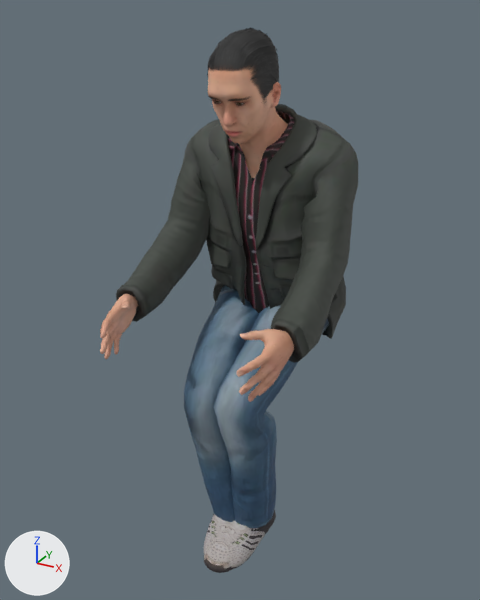
Two versions of the glTF model assets/personaggi/realistici/sella/uomo-03.glb, one commit apart.
Camera for both pictures: a 50 mm lens placed at (0.765, -1.659, 1.492), pointed at (-0.019, -0.233, 0.78). Lighting does not change. The marker at lower left points along +X, +Y and +Z. The first picture is the older version. Vertices at exactly the same position are counted once.

Script lines for the objects in view, before the commit:
```python
me_base_002 = bpy.data.meshes.new('base.002')
me_base_002.from_pydata(...)  # 7992 vertices, 15816 faces; spans x -0.241..0.241, y -0.607..-0.078, z 0.407..1.653
# faces by material slot: [13672, 760, 184, 1200]
me_base_002.materials.append(mat_human_body_002)  # picture img_young_lightskinned_male_diffuse_freckles
me_base_002.materials.append(mat_human_lips_002)  # picture img_young_lightskinned_male_diffuse_freckles
me_base_002.materials.append(mat_human_fingernails_002)  # picture img_young_lightskinned_male_diffuse_freckles
me_base_002.materials.append(mat_human_ears_002)  # picture img_young_lightskinned_male_diffuse_freckles
me_male_casualsuit05 = bpy.data.meshes.new('male_casualsuit05')
me_male_casualsuit05.from_pydata(...)  # 3195 vertices, 5996 faces; spans x -0.269..0.269, y -0.466..0.103, z 0.303..1.482
me_male_casualsuit05.materials.append(mat_human_male_casualsuit05)
me_shoes05_001 = bpy.data.meshes.new('shoes05.001')
me_shoes05_001.from_pydata(...)  # 1594 vertices, 3064 faces; spans x -0.096..0.096, y -0.432..-0.177, z 0.207..0.478
me_shoes05_001.materials.append(mat_human_shoes05_001)  # picture img_shoes05_diffuse
ob_human = bpy.data.objects.new('Human', me_base_002)
ob_human.location = (0.0, 0.0, -0.207)
ob_human_male_casualsuit05 = bpy.data.objects.new('Human.male_casualsuit05', me_male_casualsuit05)
ob_human_male_casualsuit05.location = (0.0, 0.0, -0.207)
ob_human_shoes05 = bpy.data.objects.new('Human.shoes05', me_shoes05_001)
ob_human_shoes05.location = (0.0, 0.0, -0.207)
# also in view: 'Human.short04' at (-0.007, -0.223, 1.362)
```
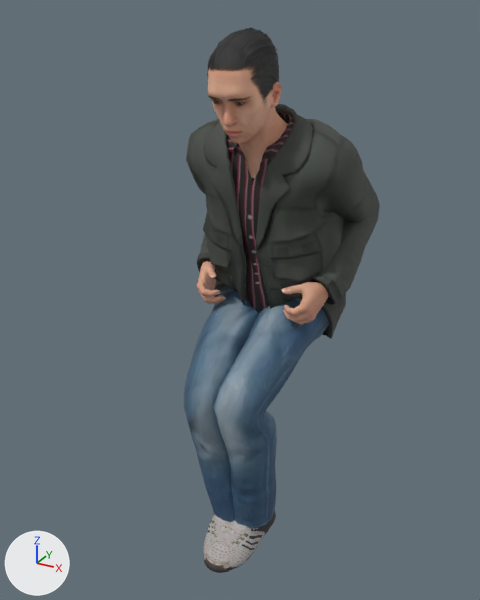
Scene script edits in JSON lines:
```json
{"block": "me_base_002", "where": "# used by ob_human; location = (0.0, 0.0, -0.207)"}
{"op": "remove", "block": "me_base_002", "code": "me_base_002.from_pydata(...)  # 7992 vertices, 15816 faces; spans x -0.241..0.241, y -0.607..-0.078, z 0.407..1.653"}
{"op": "add", "block": "me_base_002", "code": "me_base_002.from_pydata(...)  # 7992 vertices, 15816 faces; spans x -0.205..0.205, y -0.34..-0.069, z 0.407..1.653"}
{"block": "me_base_002", "change": "me_base_002 part 1: 1689 of 7992 vertices moved; they spanned x -0.241..-0.149, y -0.607..-0.382, z 0.922..1.064 and now span x -0.205..-0.09, y -0.236..-0.069, z 0.93..1.075; mean shift (0.066, 0.349, -0.01); largest move (-0.186, -0.605, 0.958) -> (-0.09, -0.189, 0.962)"}
{"block": "me_base_002", "change": "me_base_002 part 2: 1689 of 7992 vertices moved; they spanned x 0.149..0.241, y -0.607..-0.382, z 0.922..1.064 and now span x 0.09..0.205, y -0.236..-0.069, z 0.93..1.075; mean shift (-0.066, 0.349, -0.01); largest move (0.186, -0.605, 0.958) -> (0.09, -0.189, 0.962)"}
{"block": "me_base_002", "change": "other edits to the shape of me_base_002 do not show in these pictures"}
{"block": "me_male_casualsuit05", "where": "# used by ob_human_male_casualsuit05; location = (0.0, 0.0, -0.207)"}
{"op": "remove", "block": "me_male_casualsuit05", "code": "me_male_casualsuit05.from_pydata(...)  # 3195 vertices, 5996 faces; spans x -0.269..0.269, y -0.466..0.103, z 0.303..1.482"}
{"op": "add", "block": "me_male_casualsuit05", "code": "me_male_casualsuit05.from_pydata(...)  # 3195 vertices, 5996 faces; spans x -0.249..0.249, y -0.427..0.108, z 0.303..1.482"}
{"block": "me_male_casualsuit05", "change": "me_male_casualsuit05 part 3: 1442 of 3195 vertices moved; they spanned x -0.269..0.269, y -0.466..0.069, z 0.958..1.463 and now span x -0.249..0.249, y -0.238..0.108, z 0.966..1.463; mean shift (0.0, 0.108, 0.011); largest move (-0.217, -0.426, 0.958) -> (-0.169, -0.093, 0.968)"}
```

Pixel boxes [x1, y1, x2, y2] of what changed, in the pictures (480 x 600 px; the box of a moved part takes in the faces that stretch with it):
```json
{"object": "Human.male_casualsuit05", "change": "reshaped", "before": [116, 104, 358, 528], "after": [184, 104, 380, 528], "on screen": "19% narrower"}
{"object": "Human", "change": "reshaped", "before": [100, 67, 294, 402], "after": [197, 67, 328, 325]}
{"part": 1, "of": "me_base_002", "change": "moved or reshaped", "before": [100, 293, 138, 359], "after": [197, 261, 226, 304]}
{"part": 2, "of": "me_base_002", "change": "moved or reshaped", "before": [236, 329, 294, 402], "after": [281, 282, 328, 325]}
{"part": 3, "of": "me_male_casualsuit05", "change": "moved or reshaped", "before": [116, 109, 358, 363], "after": [186, 109, 380, 305]}
```
